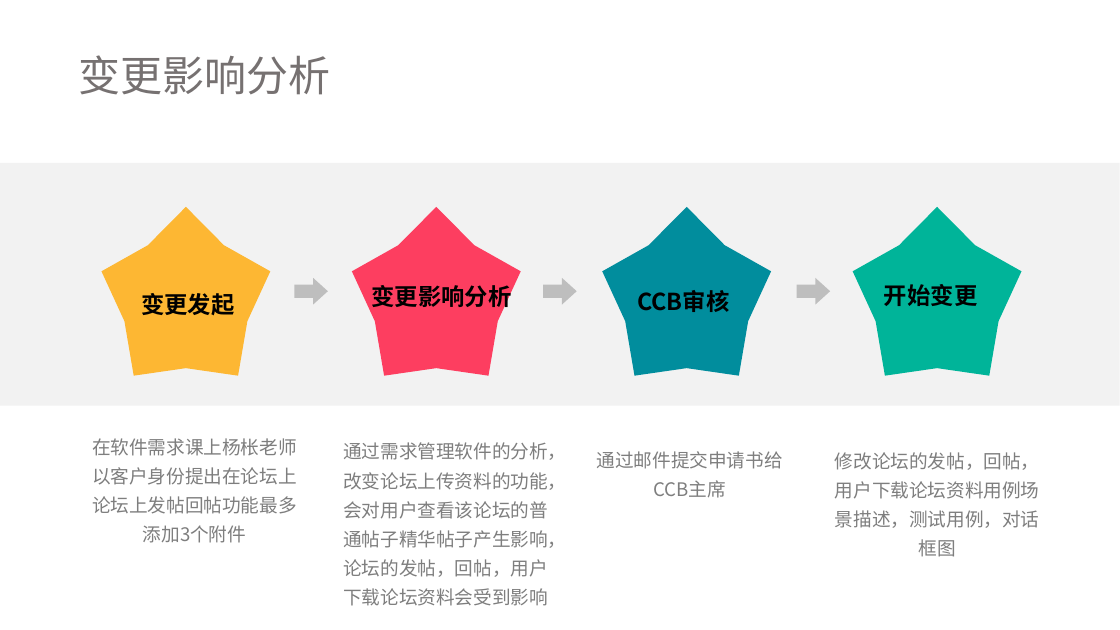
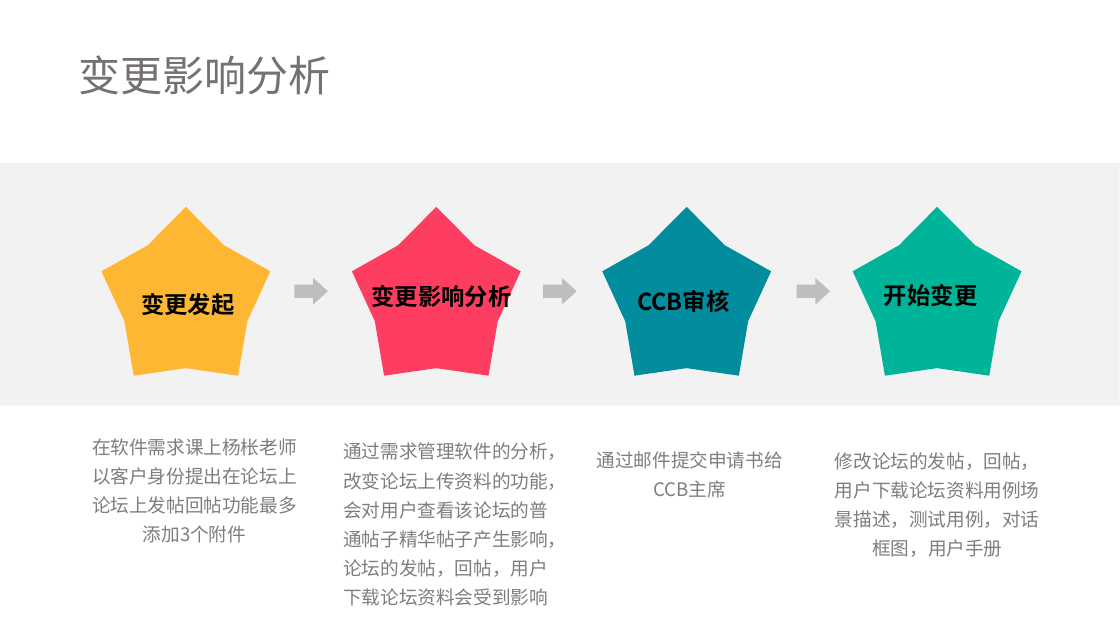
Before and after one commit to tzy502/G16, a slide deck: slide 6 of 需求变更/需求变更.pptx. Drawn at 1120x630 pixels with LibreOffice and Linux fonts; fonts in the diff are those of the drawing. Boxes give left, top, right and bottom in pixels: in the first picture for what was removed or moved away, otherwise in the second. Text is boxed around its words. In the diff, an @@ line names an element or a change of style, - is before the commit and + after.

```diff
--- a/需求变更/需求变更.pptx
+++ b/需求变更/需求变更.pptx
@@ text at <box>835,452,1040,557</box>: text changed @@
-修改论坛的发帖，回帖，用户下载论坛资料用例场景描述，测试用例，对话框图
+修改论坛的发帖，回帖，用户下载论坛资料用例场景描述，测试用例，对话框图，用户手册
```
Also in this commit, not shown: 1 other slide changed, 2 slides added, 18 other files.
